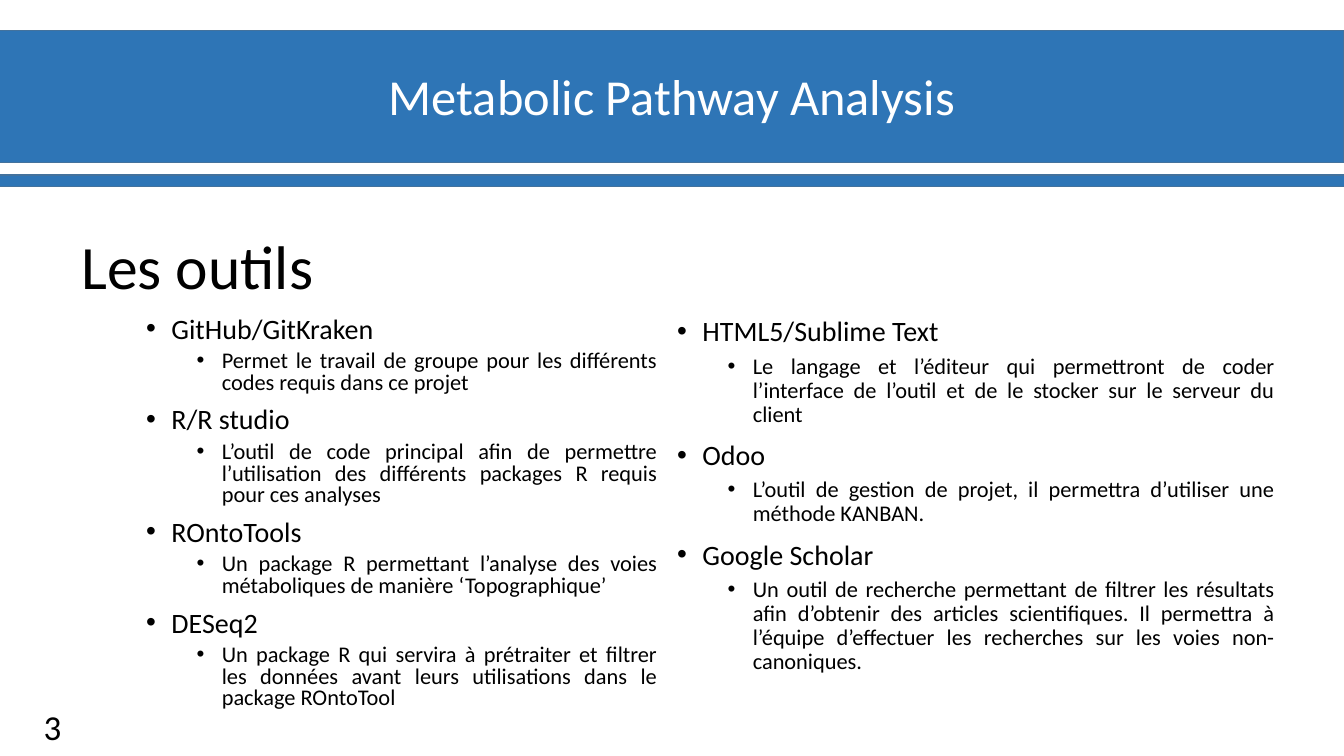
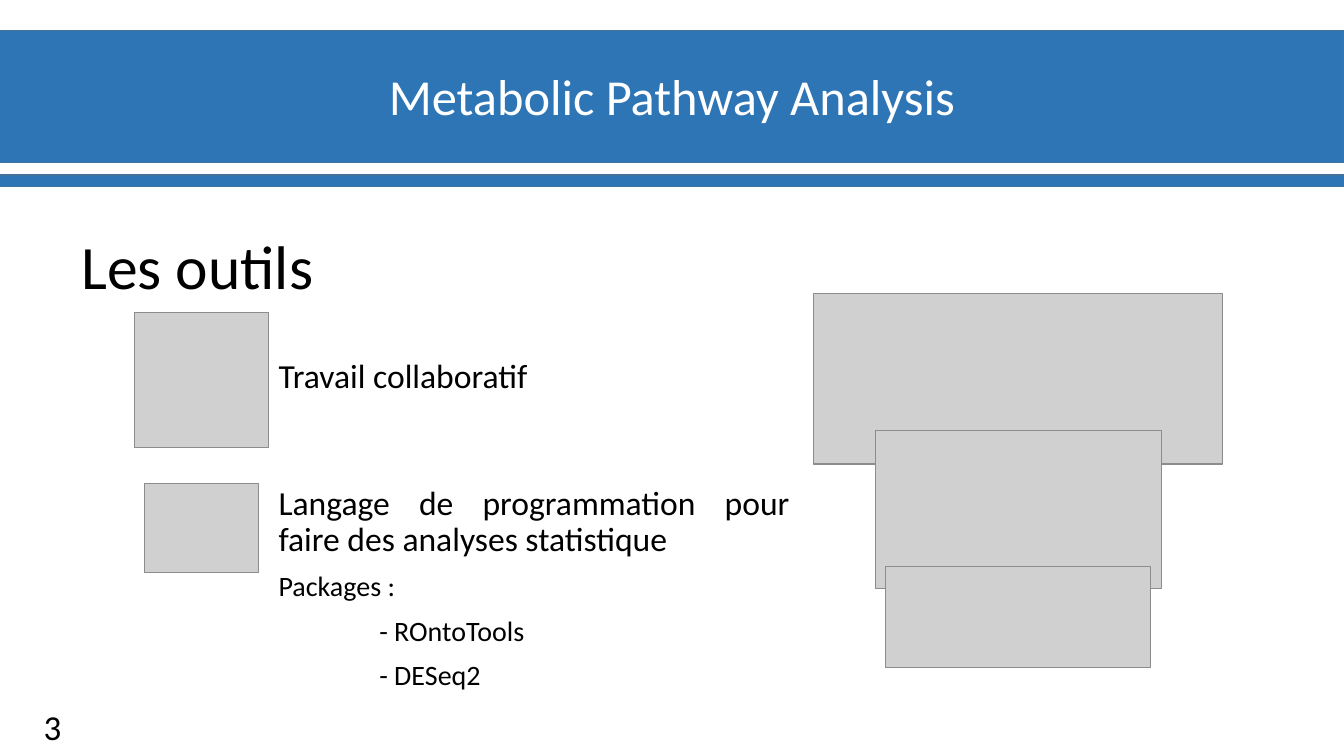
Before and after one commit to materrien/Projet-INSERM, a slide deck: slide 4 of Diapos_Suivit_projet.pptx. Drawn at 1344x756 pixels with LibreOffice and Linux fonts; fonts in the diff are those of the drawing; grey boxes stand for pictures; background and template pictures are left out. Boxes give left, top, right and bottom in pixels: in the first picture for what was removed or moved away, otherwise in the second. Text is boxed around its words. In the diff, an @@ line names an element or a change of style, - is before the commit and + after.

```diff
--- a/Diapos_Suivit_projet.pptx
+++ b/Diapos_Suivit_projet.pptx
@@ picture added at (815, 293, 1223, 464) @@
@@ picture added at (134, 313, 269, 448) @@
@@ text removed at (702, 321, 1275, 673) @@
-• HTML5/Sublime Text
-  • Le langage et l’éditeur qui permettront de coder l’interface de l’outil et de le stocker sur le serveur du client
-• Odoo
-  • L’outil de gestion de projet, il permettra d’utiliser une méthode KANBAN.
-• Google Scholar
-  • Un outil de recherche permettant de filtrer les résultats afin d’obtenir des articles scientifiques. Il permettra à l’équipe d’effectuer les recherches sur les voies non-canoniques.
@@ text at (279, 364, 790, 690): text changed; size 16 to 24 pt @@
-• GitHub/GitKraken
-  • Permet le travail de groupe pour les différents codes requis dans ce projet
-• R/R studio
-  • L’outil de code principal afin de permettre l’utilisation des différents packages R requis pour ces analyses
-• ROntoTools
-  • Un package R permettant l’analyse des voies métaboliques de manière ‘Topographique’
-• DESeq2
-  • Un package R qui servira à prétraiter et filtrer les données avant leurs utilisations dans le package ROntoTool
+Travail collaboratif
+Langage de programmation pour faire des analyses statistique
+Packages :
+- ROntoTools
+- DESeq2
@@ picture added at (875, 432, 1162, 589) @@
@@ picture added at (144, 484, 258, 572) @@
@@ picture added at (886, 567, 1151, 668) @@
```
Also in this commit, not shown: 2 other slides changed, 1 slide added, 1 slide removed.
